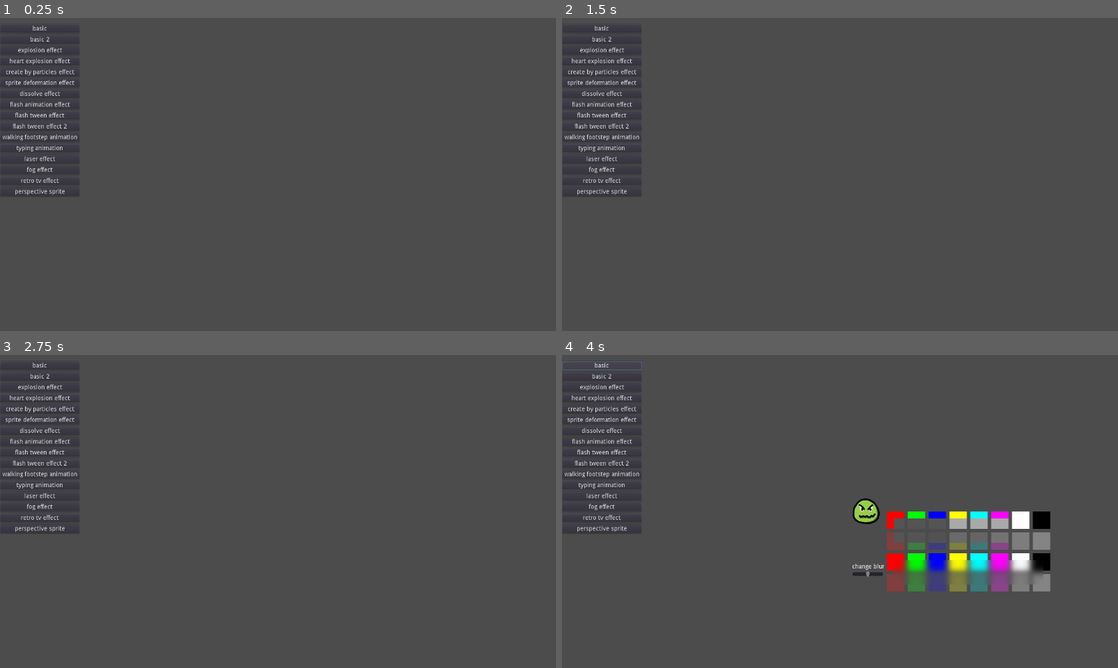
Above: before the commit, frames 1-4 (two rows, left to right).
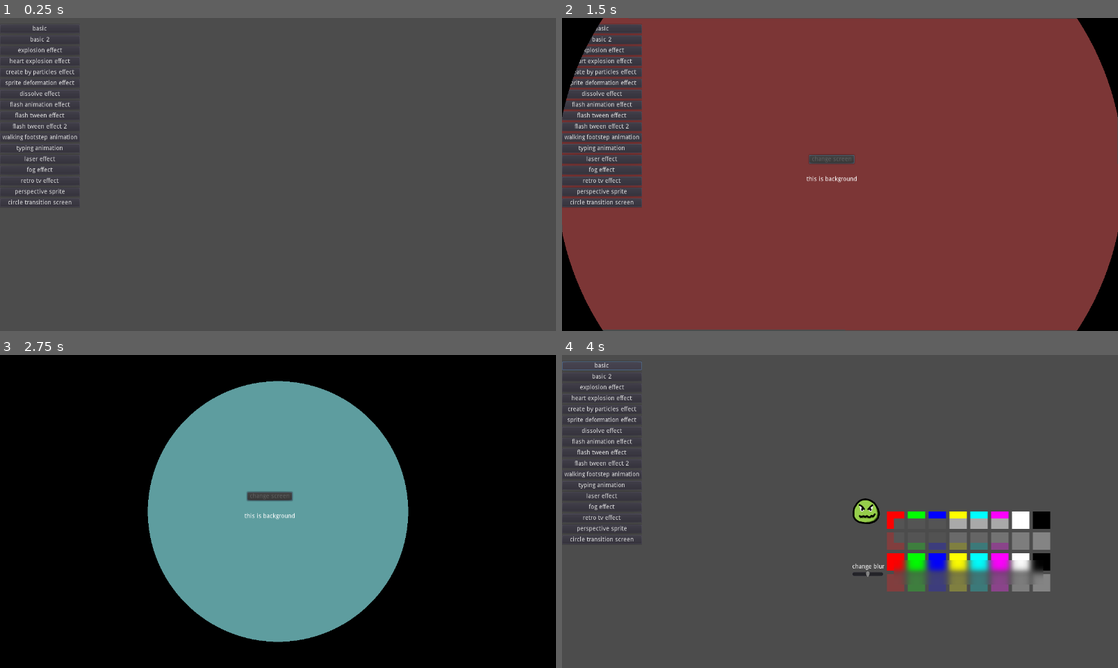
Above: after the commit, the same moments.

Repository: jttuboi/godot_projects_for_studies
Game: Godot game, scene res://World.tscn
Same seed, same stepped clock (60 frames per second), same inputs: the game is played once before the commit and once after it. The engine's default icon, where the game draws it, is replaced by a stand-in: a white triangle on a blue panel in a dark square.
Inputs (mouse positions are in pixels of both pictures, inside the frame that each line leads up to):
- Up to frame 1 (0.25 s): no input
- Up to frame 2 (1.5 s): click (600, 202) at 0.5 s, where only the run after the commit has a clickable "circle transition screen"; click (828, 158) at 1.25 s, where only the run after the commit has a clickable "change screen"
- Up to frame 3 (2.75 s): move the mouse to (400, 495) at 2.02 s; hold Right (ui_right) from 2.03 s (still down); click (400, 495) at 2.17 s
- Up to frame 4 (4 s): move the mouse to (728, 527) at 2.77 s; release Right (ui_right) at 2.78 s; hold Down (ui_down) 2.78-3.5 s; click (728, 527) at 2.92 s; click "basic" at 3.5 s

The runs differ from the first frame. In frame 1, less than 0.1% of the frame differs, in the area x 0-14%, y 58-61%; in frame 2, 93%; in frame 3, 100%, in the area x 0-100%, y 0-100%; in frame 4, less than 0.1%.

Commit message:
add circle transition screen

Diff:
--- a/playground/World.gd
+++ b/playground/World.gd
@@ -131,6 +131,12 @@
 	_add_container(scene)
 
 
+func _on_CircleTransitionScreen_pressed():
+	_clear_container()
+	var scene = preload("res://circle_transition_screen/circle_transition_screen.tscn").instance()
+	_add_container(scene)
+
+
 func _add_container(node):
 	node.position = $ContainerCenter.position
 	$Container.add_child(node)
--- a/playground/World.tscn
+++ b/playground/World.tscn
@@ -137,10 +137,16 @@
 margin_bottom = 410.0
 text = "perspective sprite"
 
-[node name="_2" type="Control" parent="Menu/_/_"]
+[node name="CircleTransitionScreen" type="Button" parent="Menu/_/_"]
 margin_top = 415.0
 margin_right = 184.0
-margin_bottom = 425.0
+margin_bottom = 435.0
+text = "circle transition screen"
+
+[node name="_2" type="Control" parent="Menu/_/_"]
+margin_top = 440.0
+margin_right = 184.0
+margin_bottom = 450.0
 rect_min_size = Vector2( 0, 10 )
 
 [node name="Container" type="Node2D" parent="."]
@@ -164,3 +170,4 @@
 [connection signal="pressed" from="Menu/_/_/FogEffect" to="." method="_on_FogEffect_pressed"]
 [connection signal="pressed" from="Menu/_/_/RetroTvEffect" to="." method="_on_RetroTvEffect_pressed"]
 [connection signal="pressed" from="Menu/_/_/PerspectiveSprite" to="." method="_on_PerspectiveSprite_pressed"]
+[connection signal="pressed" from="Menu/_/_/CircleTransitionScreen" to="." method="_on_CircleTransitionScreen_pressed"]
--- /dev/null
+++ b/playground/circle_transition_screen/circle_transition_screen.gd
@@ -0,0 +1,31 @@
+extends Node2D
+
+var colors = [
+	Color.aqua,
+	Color.aquamarine,
+	Color.cadetblue,
+	Color.cornflower,
+	Color.darksalmon,
+	Color.yellowgreen,
+	Color.violet,
+	Color.slateblue,
+	Color.pink,
+	Color.palegreen,
+	Color.mediumpurple,
+	Color.indianred,
+	Color.lightsalmon,
+]
+
+func _ready():
+	position = Vector2.ZERO
+	($Transition/Circle.material as ShaderMaterial).set_shader_param("circle_size", 1.05)
+
+
+func _on_ChangeScreen_pressed():
+	$Animation.play("transition_screen_go_loading")
+
+	yield($Animation, "animation_finished")
+
+	$Background.color = colors[randi() % colors.size()]
+
+	$Animation.play("transition_screen_leave_loading")
--- /dev/null
+++ b/playground/circle_transition_screen/circle_transition_screen.shader
@@ -0,0 +1,12 @@
+shader_type canvas_item;
+render_mode unshaded;
+
+uniform float circle_size : hint_range(0.0, 1.05);
+uniform float screen_width;
+uniform float screen_height;
+
+void fragment() {
+	float ratio = screen_width / screen_height;
+	float dist = distance(vec2(0.5, 0.5), vec2(mix(0.5, UV.x, ratio), UV.y));
+	COLOR.a = step(circle_size, dist);
+}
--- /dev/null
+++ b/playground/circle_transition_screen/circle_transition_screen.tscn
@@ -0,0 +1,111 @@
+[gd_scene load_steps=6 format=2]
+
+[ext_resource path="res://circle_transition_screen/circle_transition_screen.shader" type="Shader" id=1]
+[ext_resource path="res://circle_transition_screen/circle_transition_screen.gd" type="Script" id=2]
+
+[sub_resource type="ShaderMaterial" id=1]
+shader = ExtResource( 1 )
+shader_param/circle_size = 1.05
+shader_param/screen_width = 1280.0
+shader_param/screen_height = 720.0
+
+[sub_resource type="Animation" id=2]
+resource_name = "transition_screen_go_loading"
+tracks/0/type = "value"
+tracks/0/path = NodePath("Transition/Circle:material:shader_param/circle_size")
+tracks/0/interp = 2
+tracks/0/loop_wrap = true
+tracks/0/imported = false
+tracks/0/enabled = true
+tracks/0/keys = {
+"times": PoolRealArray( 0, 1 ),
+"transitions": PoolRealArray( 1, 1 ),
+"update": 0,
+"values": [ 1.05, 0.0 ]
+}
+tracks/1/type = "value"
+tracks/1/path = NodePath("ChangeScreen:disabled")
+tracks/1/interp = 1
+tracks/1/loop_wrap = true
+tracks/1/imported = false
+tracks/1/enabled = true
+tracks/1/keys = {
+"times": PoolRealArray( 0 ),
+"transitions": PoolRealArray( 1 ),
+"update": 1,
+"values": [ true ]
+}
+
+[sub_resource type="Animation" id=3]
+resource_name = "transition_screen_leave_loading"
+tracks/0/type = "value"
+tracks/0/path = NodePath("Transition/Circle:material:shader_param/circle_size")
+tracks/0/interp = 2
+tracks/0/loop_wrap = true
+tracks/0/imported = false
+tracks/0/enabled = true
+tracks/0/keys = {
+"times": PoolRealArray( 0, 1 ),
+"transitions": PoolRealArray( 1, 1 ),
+"update": 0,
+"values": [ 0.0, 1.05 ]
+}
+tracks/1/type = "value"
+tracks/1/path = NodePath("ChangeScreen:disabled")
+tracks/1/interp = 1
+tracks/1/loop_wrap = true
+tracks/1/imported = false
+tracks/1/enabled = true
+tracks/1/keys = {
+"times": PoolRealArray( 1 ),
+"transitions": PoolRealArray( 1 ),
+"update": 1,
+"values": [ false ]
+}
+
+[node name="CircleTransitionScreen" type="Node2D"]
+script = ExtResource( 2 )
+
+[node name="Background" type="Polygon2D" parent="."]
+position = Vector2( 0, 2.24487 )
+color = Color( 0.490196, 0.215686, 0.215686, 1 )
+polygon = PoolVector2Array( -0.992676, -2.01498, 1.25226, 714.116, 1283.1, 716.361, 1276.37, 0.22995 )
+
+[node name="Label" type="Label" parent="."]
+margin_left = 563.476
+margin_top = 363.678
+margin_right = 679.476
+margin_bottom = 377.678
+text = "this is background"
+__meta__ = {
+"_edit_use_anchors_": false
+}
+
+[node name="ChangeScreen" type="Button" parent="."]
+margin_left = 568.649
+margin_top = 315.188
+margin_right = 672.649
+margin_bottom = 335.188
+text = "change screen"
+__meta__ = {
+"_edit_use_anchors_": false
+}
+
+[node name="Transition" type="CanvasLayer" parent="."]
+
+[node name="Circle" type="ColorRect" parent="Transition"]
+material = SubResource( 1 )
+margin_right = 1280.0
+margin_bottom = 720.0
+mouse_filter = 2
+input_pass_on_modal_close_click = false
+color = Color( 0, 0, 0, 1 )
+__meta__ = {
+"_edit_use_anchors_": false
+}
+
+[node name="Animation" type="AnimationPlayer" parent="."]
+anims/transition_screen_go_loading = SubResource( 2 )
+anims/transition_screen_leave_loading = SubResource( 3 )
+
+[connection signal="pressed" from="ChangeScreen" to="." method="_on_ChangeScreen_pressed"]
